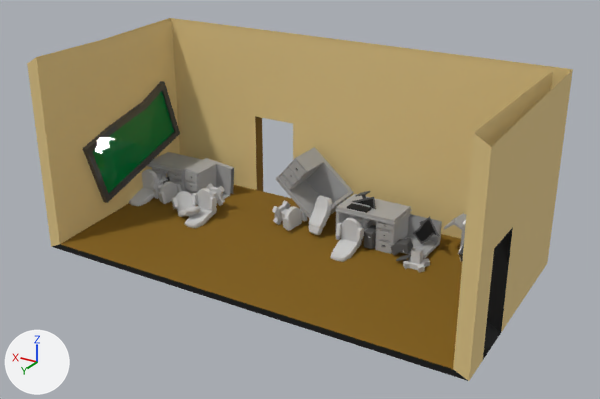
Renders of the FBX model Assets/Resources/Models/school2.FBX from each side of a commit.
Before and after are seen from a camera (50 mm lens) standing at (-27.2, 37.1, 16.4) and looking at (-5.2, 0.4, -2.0). Every picture has the same lights, and +X, +Y and +Z are marked at lower left. Where no turn or scale is listed for an object, it has been applied to the vertices. Vertices at the same position are counted once.
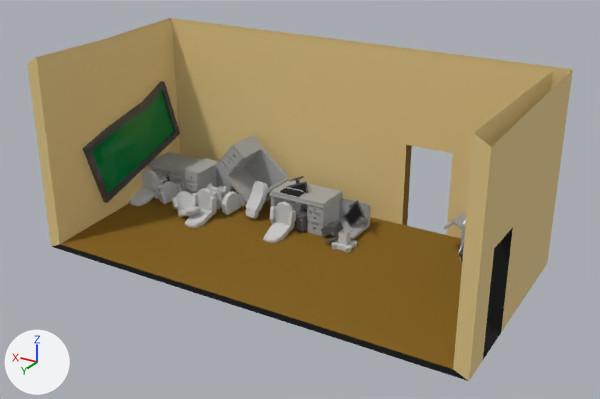
Changed parts and their boxes (x1, y1, x2, y2) in the pictures (600 x 399 px; the box of a moved part takes in the faces that stretch with it):
part 1 of me_mesh, moved or reshaped
    before: (335, 194, 412, 254)
    after: (269, 179, 343, 236)
part 2 of me_mesh, moved or reshaped
    before: (330, 215, 370, 262)
    after: (263, 199, 303, 243)
part 3 of me_mesh, moved or reshaped
    before: (389, 214, 442, 259)
    after: (320, 198, 371, 240)
part 4 of me_mesh, moved or reshaped
    before: (276, 147, 354, 219)
    after: (215, 135, 290, 203)
part 5 of me_mesh, moved or reshaped
    before: (309, 195, 332, 235)
    after: (246, 181, 268, 219)
part 6 of me_mesh, moved or reshaped
    before: (352, 191, 376, 209)
    after: (286, 176, 308, 194)
part 7 of me_mesh, moved or reshaped
    before: (364, 225, 376, 249)
    after: (296, 208, 307, 232)
part 8 of me_mesh, moved or reshaped
    before: (347, 203, 372, 213)
    after: (280, 188, 304, 197)
part 9 of me_mesh, moved or reshaped
    before: (413, 217, 439, 244)
    after: (343, 200, 366, 226)
part 10 of me_mesh, moved or reshaped
    before: (391, 238, 413, 256)
    after: (321, 221, 343, 238)
part 11 of me_mesh, moved or reshaped
    before: (403, 247, 430, 273)
    after: (332, 229, 357, 253)
part 12 of me_mesh, moved or reshaped
    before: (272, 200, 308, 231)
    after: (216, 186, 246, 215)
part 13 of me_mesh, moved or reshaped
    before: (396, 255, 411, 261)
    after: (325, 236, 339, 243)
part 14 of me_mesh, moved or reshaped
    before: (166, 100, 462, 310)
    after: (177, 100, 462, 310)
part 15 of me_mesh, moved or reshaped
    before: (170, 18, 509, 239)
    after: (170, 18, 509, 238)

Edits to the bpy script that builds the scene:
```text
Change me_mesh:
    where me_mesh.from_pydata(...)  # 2727 vertices, 5286 faces; spans x -13.3..13.3, y -6.2..6.2, z -5.9..5.9
    used by ob_box002; location = (-4.38, 0.0, -0.23)
    me_mesh part 1: the loose piece of 188 vertices spanning x -5.6..-1.8, y -4.3..-1.9, z -5.0..-2.9 is moved by (4.5, 0.0, 0.0)
    me_mesh part 2: the loose piece of 196 vertices spanning x -3.8..-2.3, y -2.8..0.2, z -5.2..-3.2 is moved by (4.5, 0.0, 0.0)
    me_mesh part 3: the loose piece of 78 vertices spanning x -7.5..-5.3, y -4.3..-1.9, z -4.8..-3.3 is moved by (4.5, 0.0, 0.0)
    me_mesh part 4: the loose piece of 188 vertices spanning x -1.6..2.7, y -4.8..-2.4, z -4.7..-0.6 is moved by (4.5, 0.0, 0.0)
    me_mesh part 5: the loose piece of 80 vertices spanning x -1.2..0.0, y -3.0..-1.5, z -4.9..-2.7 is moved by (4.5, 0.0, 0.0)
    me_mesh part 6: the loose piece of 62 vertices spanning x -4.2..-2.3, y -3.6..-2.6, z -3.5..-2.1 is moved by (4.5, 0.0, 0.0)
    me_mesh part 7: the loose piece of 48 vertices spanning x -4.4..-3.8, y -2.8..-1.7, z -4.9..-3.8 is moved by (4.5, 0.0, 0.0)
    me_mesh part 8: the loose piece of 8 vertices spanning x -3.8..-2.5, y -2.7..-2.1, z -2.9..-2.8 is moved by (4.5, 0.0, 0.0)
    me_mesh part 9: the loose piece of 50 vertices spanning x -8.0..-6.3, y -3.4..-2.6, z -4.5..-2.7 is moved by (4.5, 0.0, 0.0)
    me_mesh part 10: the loose piece of 48 vertices spanning x -6.7..-5.5, y -2.8..-1.7, z -4.9..-4.0 is moved by (4.5, 0.0, 0.0)
    me_mesh part 11: the loose piece of 60 vertices spanning x -7.9..-6.6, y -2.0..-0.7, z -5.1..-4.0 is moved by (4.5, 0.0, 0.0)
    me_mesh part 12: the loose piece of 122 vertices spanning x 0.5..2.5, y -3.0..-1.2, z -5.0..-3.6 is moved by (4.5, 0.0, 0.0)
    me_mesh part 13: the loose piece of 16 vertices spanning x -6.9..-6.2, y -1.6..-1.1, z -4.9..-4.4 is moved by (4.5, 0.0, 0.0)
    me_mesh part 14: all 8 vertices in x 3.2..6.0, y -6.2..-2.5, z -5.5..-4.7 are moved by (-10.6, 0.0, 0.0)
    me_mesh part 15: all 4 vertices in x 3.2..6.0, y -6.2..-5.4, z 0.4 are moved by (-10.6, 0.0, 0.0)
```
